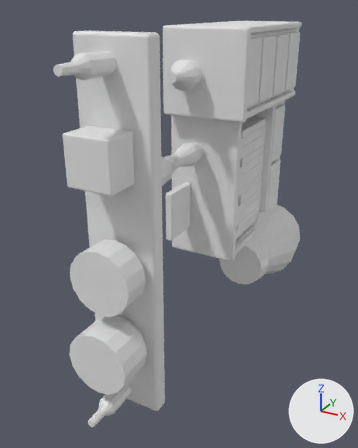
What one commit did to the OBJ model landstalker/data/proxies/merc_chest_677.obj.
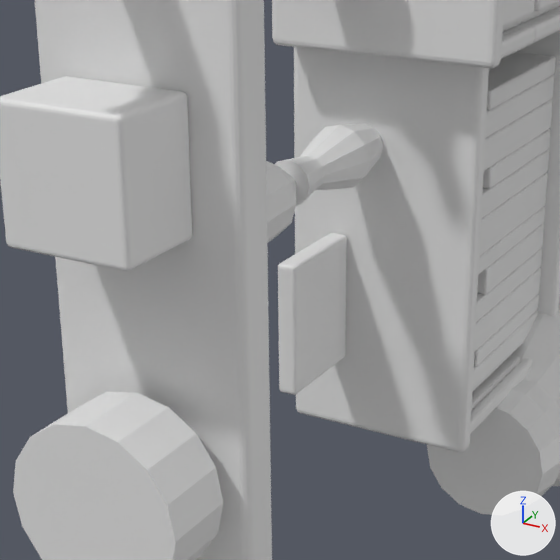
Each version is shown whole from a 50 mm lens placed at (321.3, -119.0, 339.2), pointed at (277.9, -40.2, 299.8), then close up on the part from 18% to 75% of the width and 22% to 67% of the height. The lights are fixed; the arrows at lower right show +X, +Y and +Z. The last two pictures show the newer version. Where no turn or scale is listed for an object, it has been applied to the vertices. Vertices at exactly the same position are counted once.

In view in the first close-up: 'merc_chest_677'.
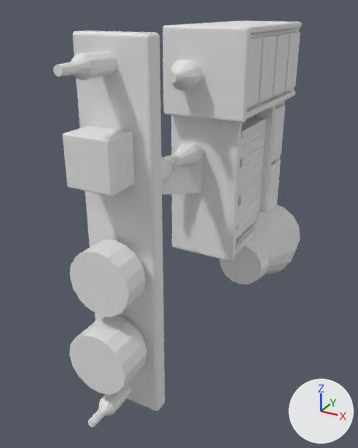
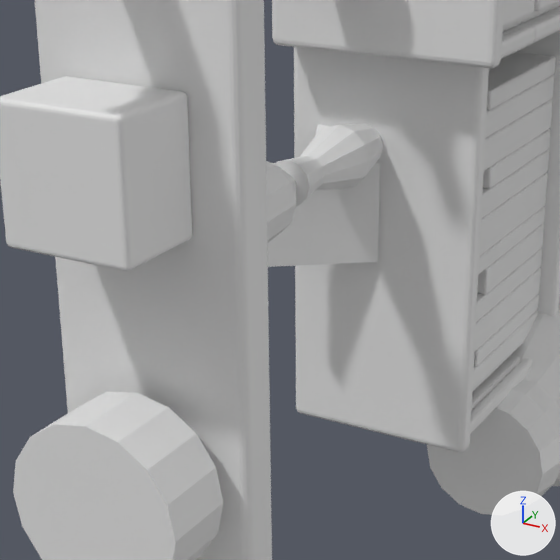
Diff of the bpy script that builds the scene:
```diff
--- a/landstalker/data/proxies/merc_chest_677.obj.py
+++ b/landstalker/data/proxies/merc_chest_677.obj.py
@@ me_merc_chest_677 @@
 # used by ob_merc_chest_677; location = (0.0, 0.0, 0.0)
-me_merc_chest_677.from_pydata(...)  # 8540 vertices, 8611 faces; spans x 272.0..293.8, y -71.0..0.0, z 272.0..336.0
+me_merc_chest_677.from_pydata(...)  # 8404 vertices, 8473 faces; spans x 271.4..293.8, y -71.0..0.0, z 272.0..336.0
+# me_merc_chest_677 part 1: the loose piece of 152 vertices spanning x 275.2..276.8, y -41.0..-33.0, z 296.0..306.0 is deleted
+# me_merc_chest_677 part 2
+# 16 vertices are added at x 271.4..279.4, y -38.8..-32.5, z 304.4..314.0
+# 12 new faces join them
```

Boxes [x1, y1, x2, y2] around the edits, measured in the close-ups (560 x 560 px):
part 1 of me_merc_chest_677, deleted
    before: [278, 233, 347, 395]
part 2 of me_merc_chest_677, added
    after: [267, 124, 380, 267]
